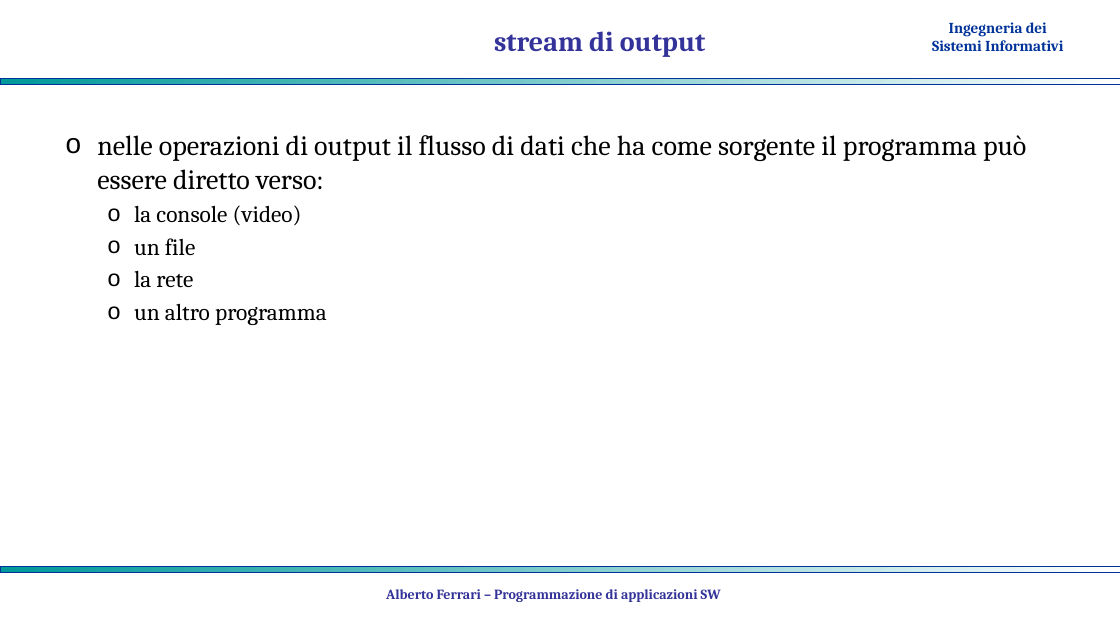
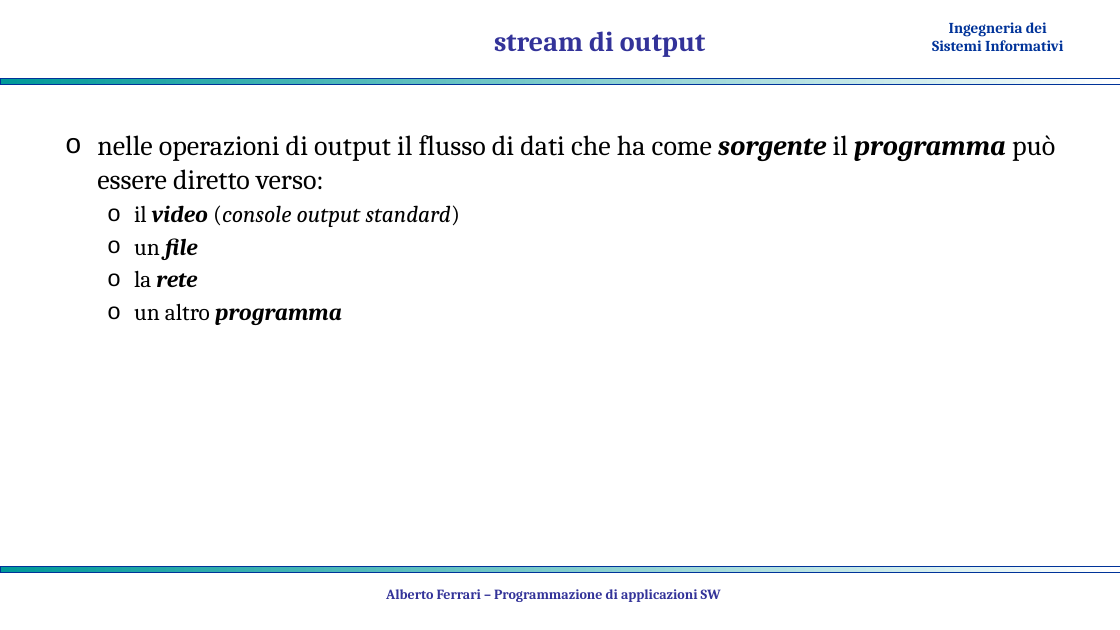
Before and after one commit to albertoferrari/pasw, a slide deck: slide 4 of lezioni/PASW03c - C++ input output.pptx. Drawn at 1120x630 pixels with LibreOffice and Linux fonts; fonts in the diff are those of the drawing; background and template pictures are left out. Boxes give left, top, right and bottom in pixels: in the first picture for what was removed or moved away, otherwise in the second. Text is boxed around its words. In the diff, an @@ line names an element or a change of style, - is before the commit and + after.

```diff
--- a/lezioni/PASW03c - C++ input output.pptx
+++ b/lezioni/PASW03c - C++ input output.pptx
@@ text at box(97, 135, 1055, 325): bold on, italic on in "sorgente programma", "file", "rete", "programma" @@
@@ text at box(134, 205, 460, 227): text changed; italic on @@
-  o la console (video)
+  o il video (console output standard)
```
Also in this commit, not shown: 3 other slides changed, 8 slides added, 1 other file.
